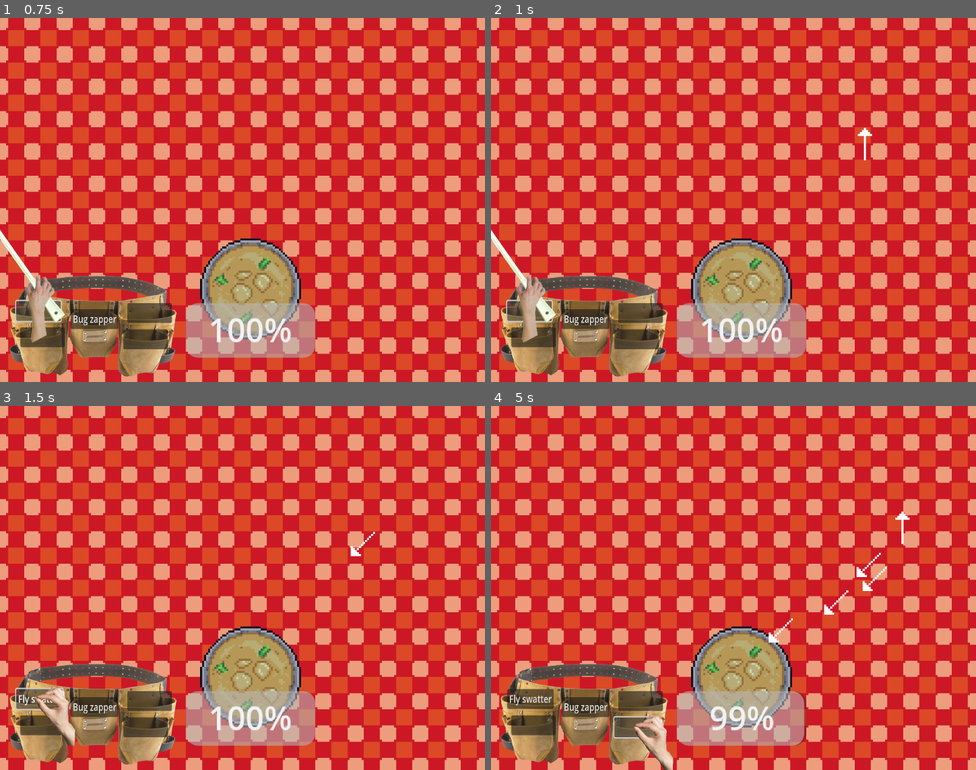
Above: before the commit, frames 1-4 (two rows, left to right).
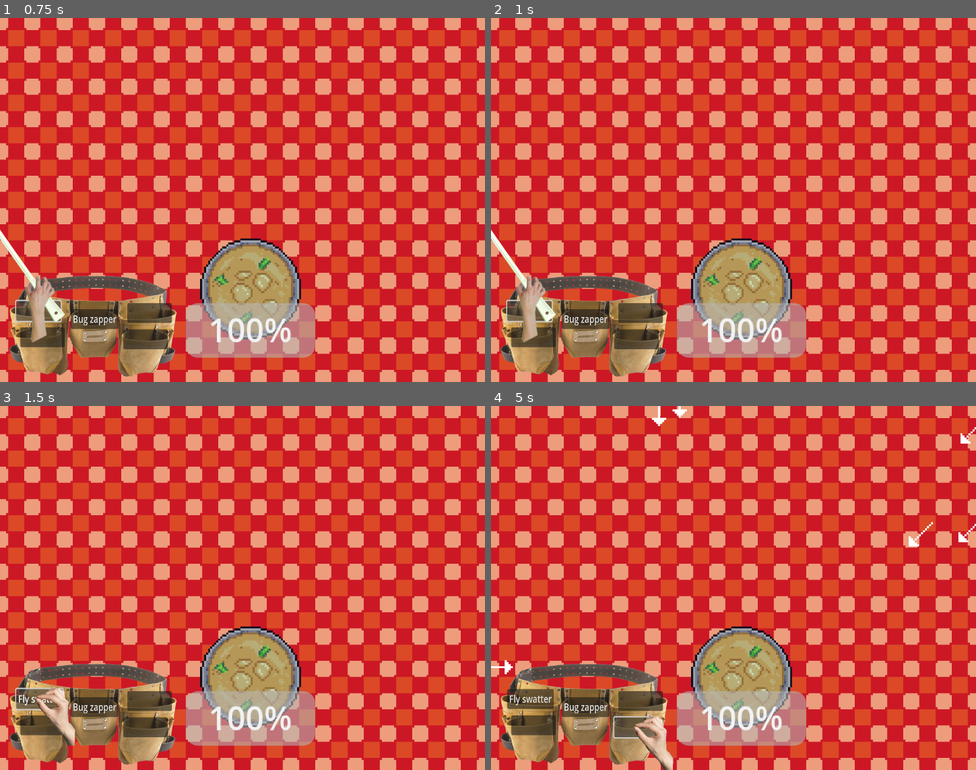
Above: after the commit, the same moments.

Repository: mattismoel/rage-room
Game: Godot game, scene res://scenes/game.tscn
Two runs of this game, one before a commit and one after it. Both use one fixed random seed, a clock stepped at 60 frames per second and the inputs below.
Inputs (mouse positions are in pixels of both pictures, inside the frame that each line leads up to):
- Up to frame 1 (0.75 s): click "Fly swatter" at 0.5 s
- Up to frame 2 (1 s): no input
- Up to frame 3 (1.5 s): click (38, 700) at 1.25 s
- Up to frame 4 (5 s): click (534, 726) at 2 s; click "Bug zapper" at 2.75 s; click (583, 708) at 3.5 s; click (636, 726) at 4.25 s

Frame 1 is identical in both runs. In frame 2, less than 0.1% of the frame differs, in the area x 75-79%, y 30-40%; in frame 3, less than 0.1%; in frame 4, 1.4%, in the area x 0-100%, y 0-94%.

Commit message:
add more test spawners

Diff:
--- a/scenes/game.tscn
+++ b/scenes/game.tscn
@@ -35,7 +35,7 @@
 position = Vector2(124, 134)
 
 [node name="AntSpawner" type="Node2D" parent="." node_paths=PackedStringArray("_spawn_timer", "_spawner_component")]
-position = Vector2(197, 62)
+position = Vector2(267, 15)
 script = ExtResource("1_lnu2h")
 _spawn_timer = NodePath("SpawnTimer")
 _spawner_component = NodePath("AreaSpawner")
@@ -61,6 +61,60 @@
 _entries = Array[ExtResource("2_lnu2h")]([SubResource("Resource_0tnpc")])
 metadata/_custom_type_script = "uid://c8f6fbvcun4wt"
 
+[node name="AntSpawner2" type="Node2D" parent="." node_paths=PackedStringArray("_spawn_timer", "_spawner_component")]
+position = Vector2(-71, 110)
+script = ExtResource("1_lnu2h")
+_spawn_timer = NodePath("SpawnTimer")
+_spawner_component = NodePath("AreaSpawner")
+metadata/_custom_type_script = "uid://dvfp0i6u6ksgu"
+metadata/_edit_group_ = true
+
+[node name="SpawnTimer" type="Timer" parent="AntSpawner2"]
+autostart = true
+script = ExtResource("8_gee14")
+
+[node name="AreaSpawner" type="Area2D" parent="AntSpawner2" node_paths=PackedStringArray("_container", "_entry_selector")]
+script = ExtResource("4_gee14")
+_container = NodePath(".")
+_entry_selector = NodePath("WeightedSpawnEntrySelector2")
+metadata/_custom_type_script = "uid://hxmlfmuavfju"
+metadata/_edit_group_ = true
+
+[node name="CollisionShape2D" type="CollisionShape2D" parent="AntSpawner2/AreaSpawner"]
+shape = SubResource("RectangleShape2D_0tnpc")
+
+[node name="WeightedSpawnEntrySelector2" type="Node" parent="AntSpawner2/AreaSpawner"]
+script = ExtResource("6_gee14")
+_entries = Array[ExtResource("2_lnu2h")]([SubResource("Resource_0tnpc")])
+metadata/_custom_type_script = "uid://c8f6fbvcun4wt"
+
+[node name="AntSpawner3" type="Node2D" parent="." node_paths=PackedStringArray("_spawn_timer", "_spawner_component")]
+position = Vector2(78, -57)
+script = ExtResource("1_lnu2h")
+_spawn_timer = NodePath("SpawnTimer")
+_spawner_component = NodePath("AreaSpawner")
+metadata/_custom_type_script = "uid://dvfp0i6u6ksgu"
+metadata/_edit_group_ = true
+
+[node name="SpawnTimer" type="Timer" parent="AntSpawner3"]
+autostart = true
+script = ExtResource("8_gee14")
+
+[node name="AreaSpawner" type="Area2D" parent="AntSpawner3" node_paths=PackedStringArray("_container", "_entry_selector")]
+script = ExtResource("4_gee14")
+_container = NodePath(".")
+_entry_selector = NodePath("WeightedSpawnEntrySelector2")
+metadata/_custom_type_script = "uid://hxmlfmuavfju"
+metadata/_edit_group_ = true
+
+[node name="CollisionShape2D" type="CollisionShape2D" parent="AntSpawner3/AreaSpawner"]
+shape = SubResource("RectangleShape2D_0tnpc")
+
+[node name="WeightedSpawnEntrySelector2" type="Node" parent="AntSpawner3/AreaSpawner"]
+script = ExtResource("6_gee14")
+_entries = Array[ExtResource("2_lnu2h")]([SubResource("Resource_0tnpc")])
+metadata/_custom_type_script = "uid://c8f6fbvcun4wt"
+
 [node name="Player" parent="." node_paths=PackedStringArray("inventory") instance=ExtResource("2_kvpfn")]
 inventory = NodePath("../Inventory")
 
